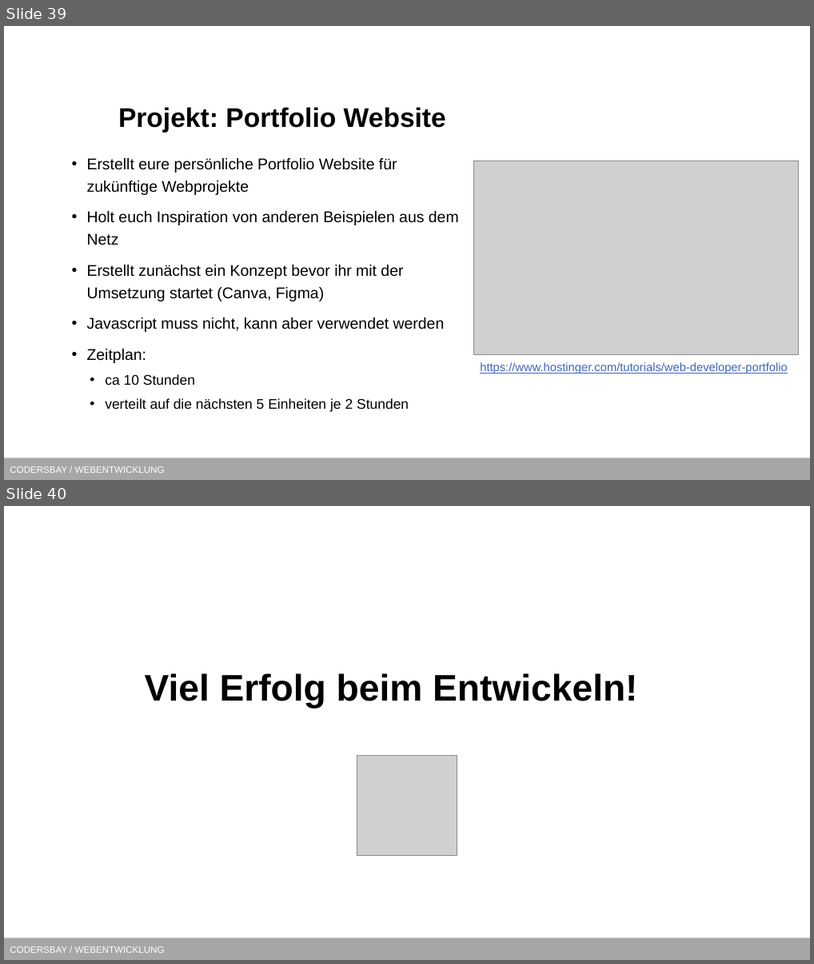
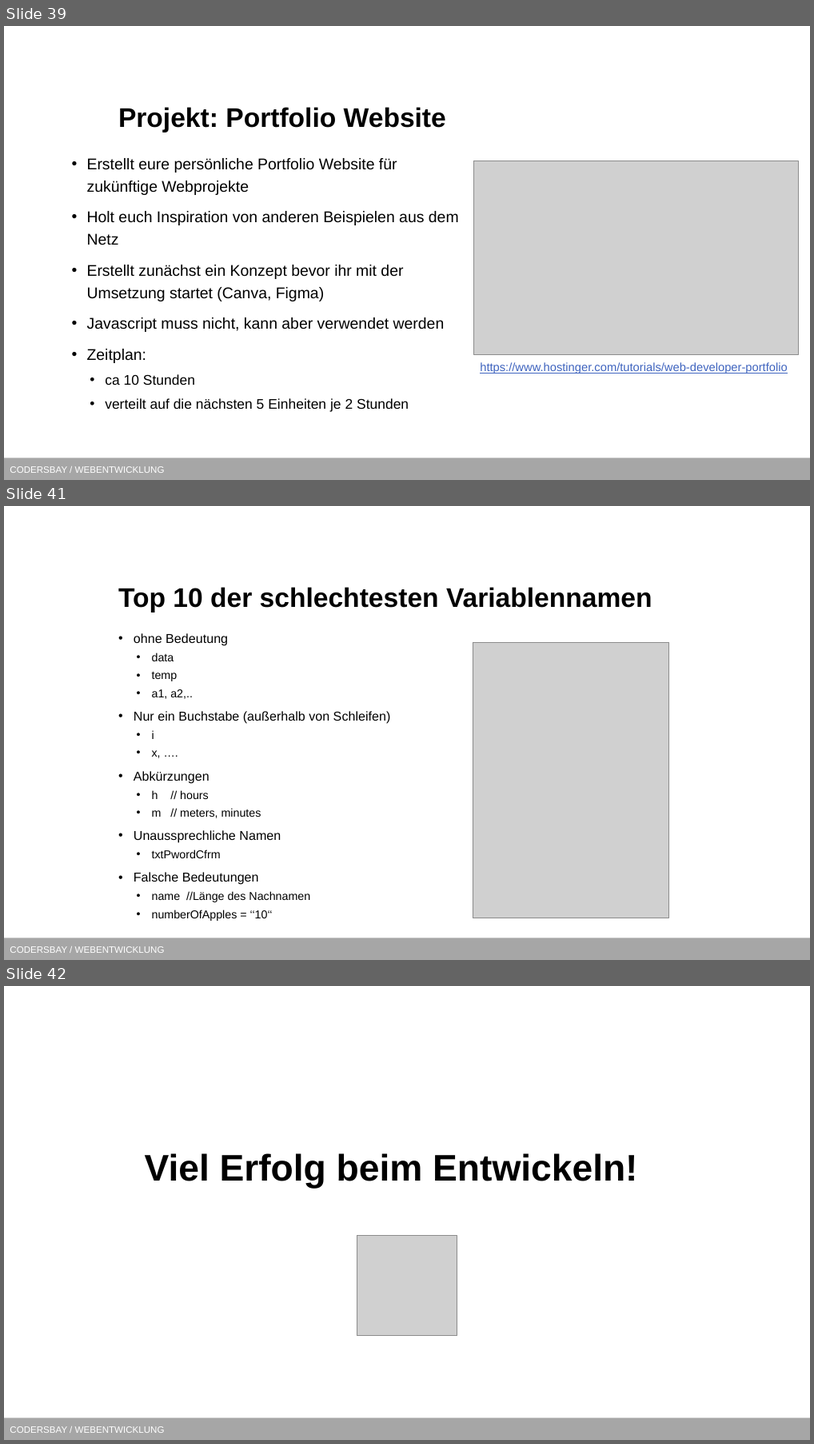
Before and after one commit to kodo89/Webentwicklung_23_24, a slide deck: 7. Javascript/Slides/JS Grundlagen.pptx. Shown one above the other, each under a label of ours: slides 39 and 40 before the commit, slides 39, 41 and 42 after it; the slides between them are not shown. The pictures are 814x964 and 814x1444 pixels, drawn with LibreOffice and Linux fonts; fonts in the diff are those of the drawing; grey boxes stand for pictures; background and template pictures are left out. Boxes give left, top, right and bottom in pixels: in the first picture for what was removed or moved away, otherwise in the second. Text is boxed around its words. In the diff, an @@ line names an element or a change of style, - is before the commit and + after.

```diff
--- a/7. Javascript/Slides/JS Grundlagen.pptx
+++ b/7. Javascript/Slides/JS Grundlagen.pptx
@@ slide 41 added at <box>4,506,810,960</box>, background #FFFFFF; not listed: 1 template element that a slide beside it also shows @@
@@ title added at <box>118,587,653,612</box>, 32 pt, text #000000, bold @@
+Top 10 der schlechtesten Variablennamen
@@ text added at <box>134,633,391,920</box>, 13.6 pt, text #000000 @@
+• ohne Bedeutung
+  • data
+  • temp
+  • a1, a2,..
+• Nur ein Buchstabe (außerhalb von Schleifen)
+  • i
+  • x, ….
+• Abkürzungen
+  • h // hours
+  • m // meters, minutes
+• Unaussprechliche Namen
+  • txtPwordCfrm
+• Falsche Bedeutungen
+  • name //Länge des Nachnamen
+  • numberOfApples = ‘‘10‘‘
@@ picture added at <box>473,642,670,917</box> @@
@@ what was slide 40 is now slide 42 @@
```
Also in this commit, not shown: 1 other slide added, 12 other files.
